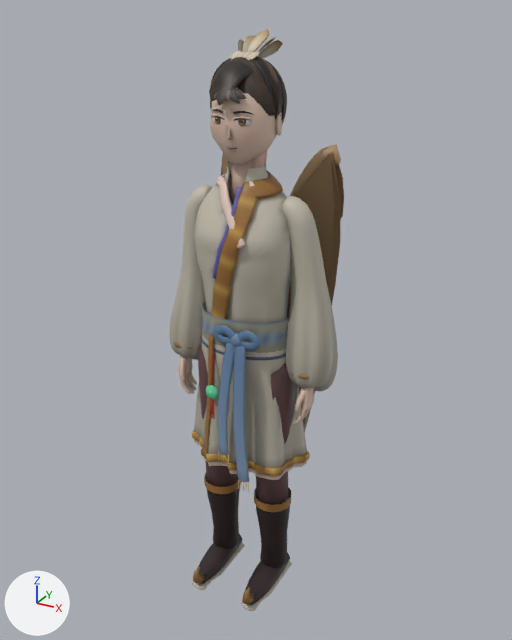
One commit to the glTF model assets/characters/folk_yumin.glb: the scene before it, then after it.
Rendered twice from a 50 mm lens placed at (1.057, -1.866, 1.977), pointed at (0.003, 0.05, 1.019). Arrows for +X, +Y and +Z are at lower left; the lights stay in place. The first picture is the older version. Vertices at exactly the same position are counted once.

The first picture shows 'body'.
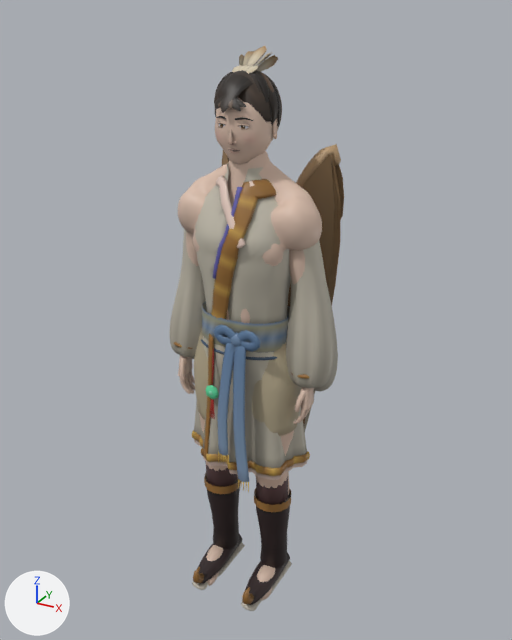
The change in detail:
me_body is used by ob_body; location (0.0, 0.0, 0.0).
me_body had 21368 vertices, 38120 faces and spanned x -0.3..0.3, y -0.22..0.26, z 0.0..1.92.
me_body now has 7819 vertices, 14928 faces and spans x -0.3..0.3, y -0.22..0.16, z 0.0..1.65.
me_body part 1: 321 loose pieces with 12033 vertices, spanning x -0.25..0.25, y -0.13..0.26, z 0.46..1.92, are deleted.
me_body part 2: 5 vertices moved within x -0.05..0.05, y -0.01..0.06, z 1.57..1.61; 1568 vertices removed from x -0.11..0.11, y -0.11..0.13, z 1.56..1.86; 52 vertices added at x -0.05..0.05, y -0.04..0.06, z 1.57..1.65.
me_body no longer uses material mat_plain.
me_body no longer uses material mat_glow.
Mesh me_own is new.
It has 13828 vertices, 23726 faces and spans x -0.252..0.252, y -0.112..0.256, z 0.465..1.877.
Faces by material slot: [18804, 4826, 96].
It uses material mat_toon.
It uses material mat_plain.
It uses material mat_glow.
Mesh me_bare is new.
It has 5504 vertices, 10984 faces and spans x -0.26..0.26, y -0.17..0.15, z 0.0..1.64.
It uses material mat_toon.
Object 'own' (ob_own) is new; it shows me_own.
Its location is (0.0, 0.0, 0.0).
Object 'bare' (ob_bare) is new; it shows me_bare.
Its location is (0.0, 0.0, 0.0).

What differs and where, as boxes [x1, y1, x2, y2] in the pictures (512 x 640 px):
'body', reshaped: before [169, 29, 344, 611]; after [169, 164, 338, 611]
'bare', added (beige): after [177, 151, 322, 600]
'own', added (brown): after [178, 46, 344, 433]
    faces in mat_toon: [178, 46, 344, 433]
    faces in mat_plain: [216, 116, 253, 154]
part 1 of me_body, deleted: before [178, 29, 344, 433]
part 2 of me_body, cut back (brown): before [209, 57, 284, 177]
